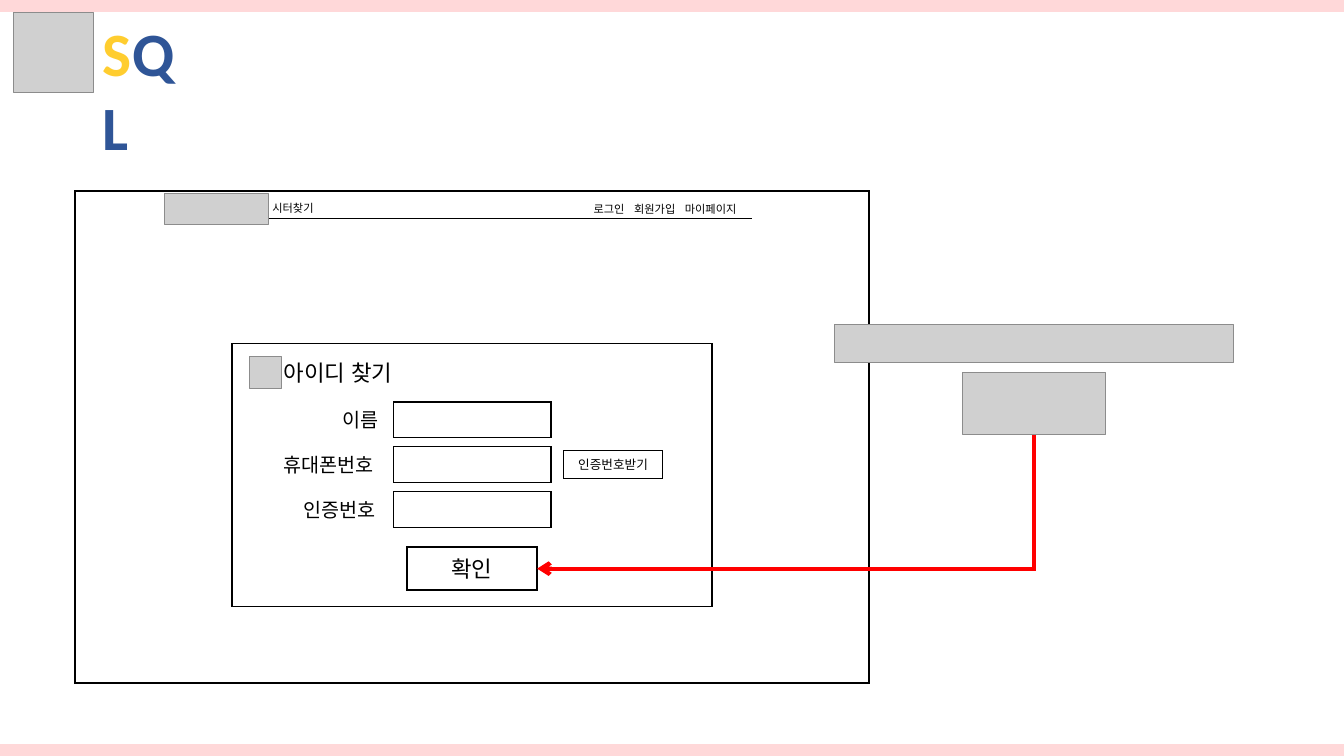
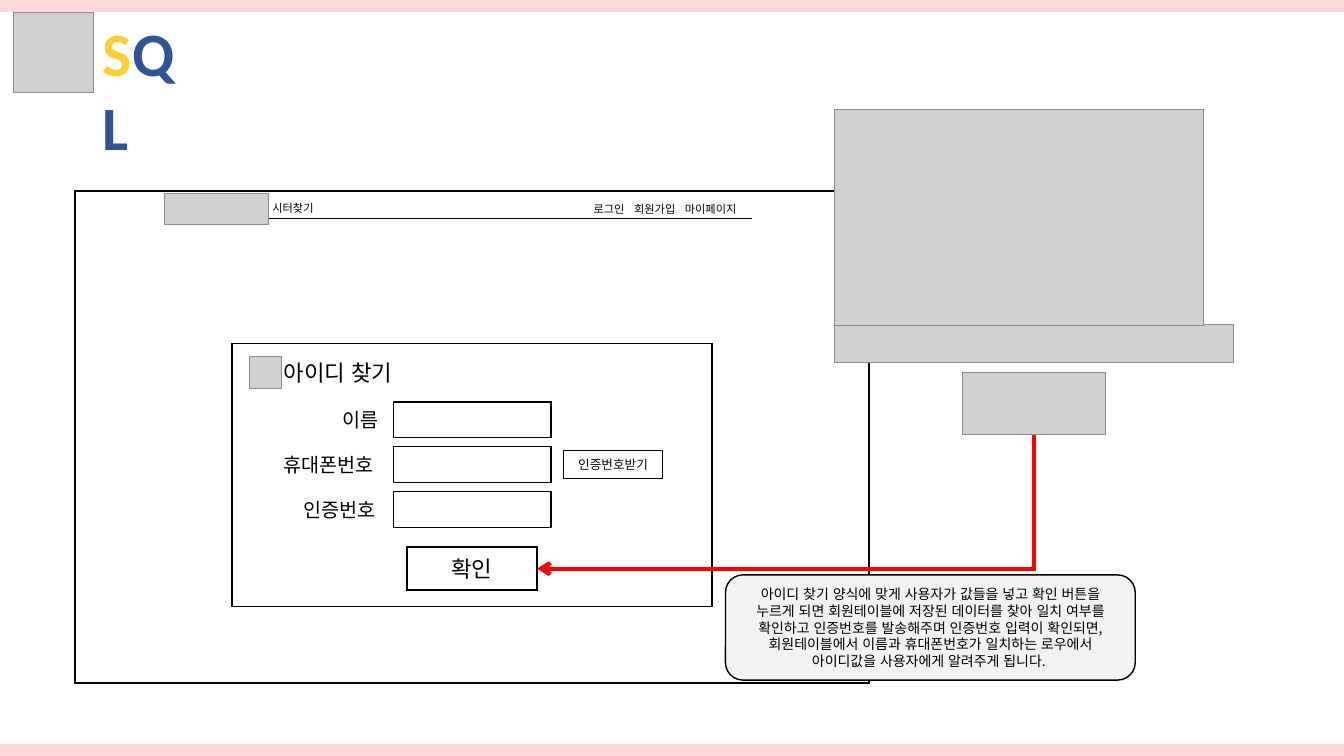
Before and after one commit to hhsw07/ezen-academy-projects, a slide deck: slide 56 of cmk/반려동물관리서비스.pptx (slide 53 before the commit). Drawn at 1344x756 pixels with LibreOffice and Linux fonts; fonts in the diff are those of the drawing; grey boxes stand for pictures. Boxes give left, top, right and bottom in pixels: in the first picture for what was removed or moved away, otherwise in the second. Text is boxed around its words. In the diff, an @@ line names an element or a change of style, - is before the commit and + after.

```diff
--- a/cmk/반려동물관리서비스.pptx
+++ b/cmk/반려동물관리서비스.pptx
@@ picture added at [835, 110, 1205, 327] @@
@@ rounded rectangle added at [726, 575, 1135, 680], fill #F2F2F2, outline #000000 1 pt, 10 pt, text #000000 @@
+아이디 찾기 양식에 맞게 사용자가 값들을 넣고 확인 버튼을 누르게 되면 회원테이블에 저장된 데이터를 찾아 일치 여부를 확인하고 인증번호를 발송해주며 인증번호 입력이 확인되면, 회원테이블에서 이름과 휴대폰번호가 일치하는 로우에서 아이디값을 사용자에게 알려주게 됩니다.
```
Also in this commit, not shown: 8 other slides changed, 26 slides added, 1 slide removed.
